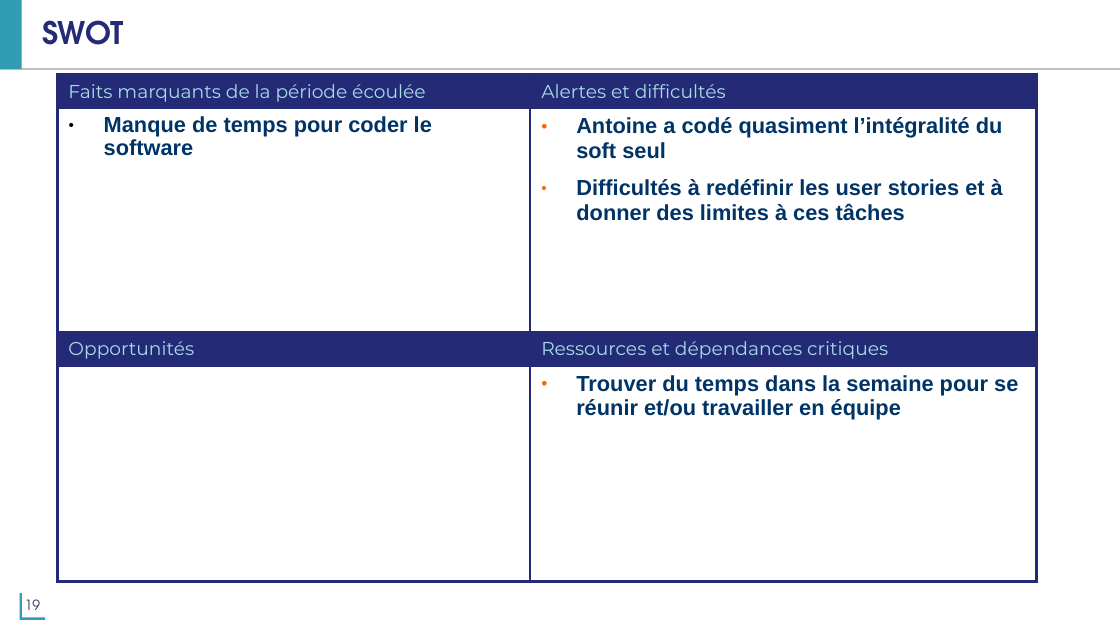
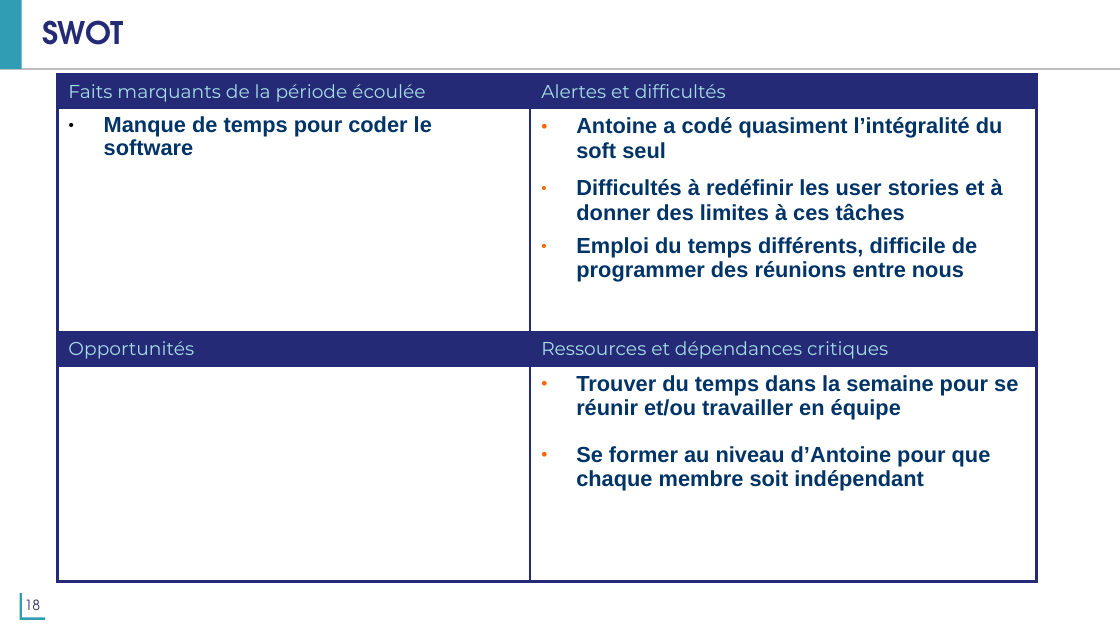
Before and after one commit to abuan/gitus, a slide deck: slide 18 of doc/Gitus_project_sprint_1.pptx (slide 19 before the commit). Drawn at 1120x630 pixels with LibreOffice and Linux fonts; fonts in the diff are those of the drawing; background and template pictures are left out. Boxes give left, top, right and bottom in pixels: in the first picture for what was removed or moved away, otherwise in the second. Text is boxed around its words. In the diff, an @@ line names an element or a change of style, - is before the commit and + after.

```diff
--- a/doc/Gitus_project_sprint_1.pptx
+++ b/doc/Gitus_project_sprint_1.pptx
@@ table at (x1=57, y1=74, x2=1036, y2=588) @@
-row 2, column 2: Antoine a codé quasiment l’intégralité du soft seul / Difficultés à redéfinir les user stories et à donner des limites à ces tâches
+row 2, column 2: Antoine a codé quasiment l’intégralité du soft seul / Difficultés à redéfinir les user stories et à donner des limites à ces tâches / Emploi du temps différents, difficile de programmer des réunions entre nous
-row 4, column 2: Trouver du temps dans la semaine pour se réunir et/ou travailler en équipe
+row 4, column 2: Trouver du temps dans la semaine pour se réunir et/ou travailler en équipe / Se former au niveau d’Antoine pour que chaque membre soit indépendant
@@ page number at (x1=25, y1=599, x2=40, y2=618): text changed @@
-19
+18
```
Also in this commit, not shown: 9 other slides changed, 1 slide removed.
